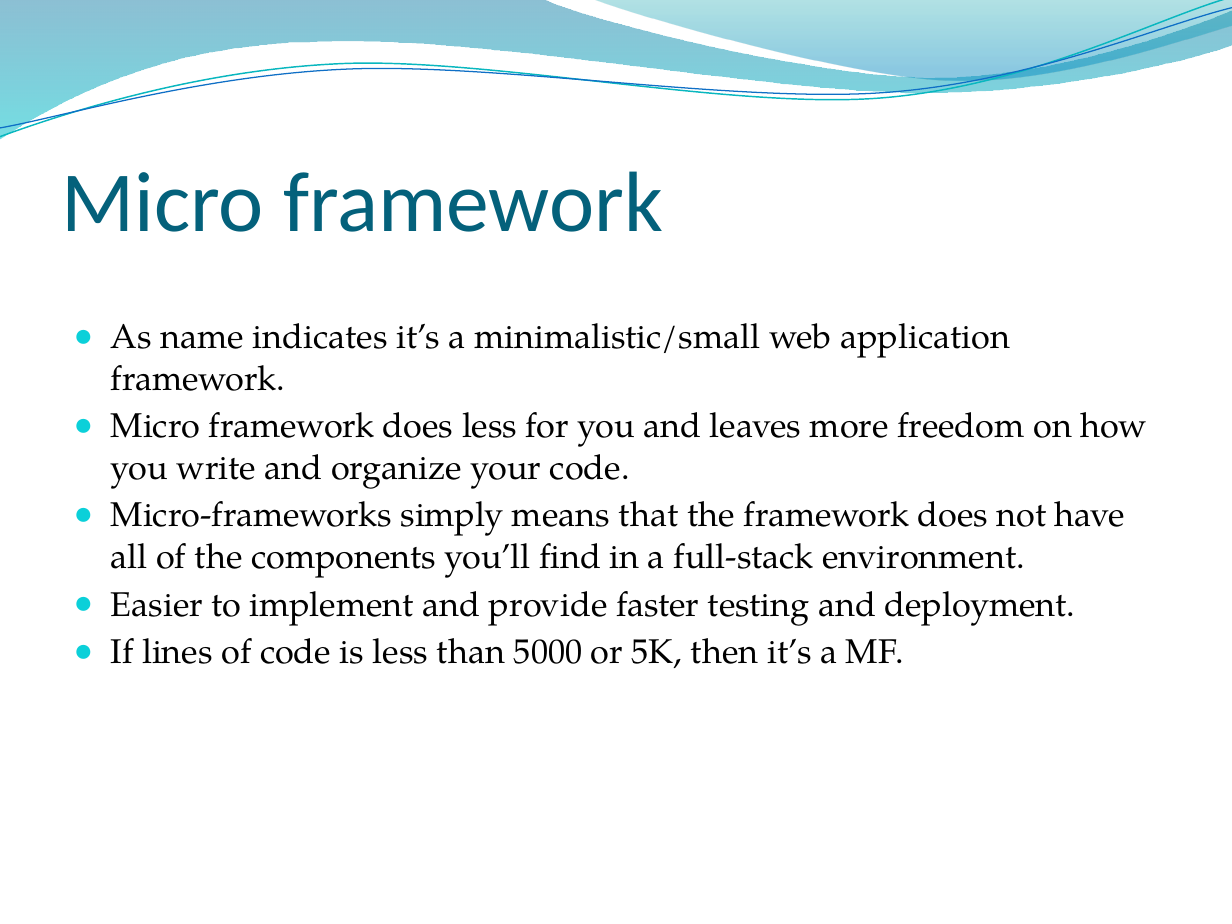
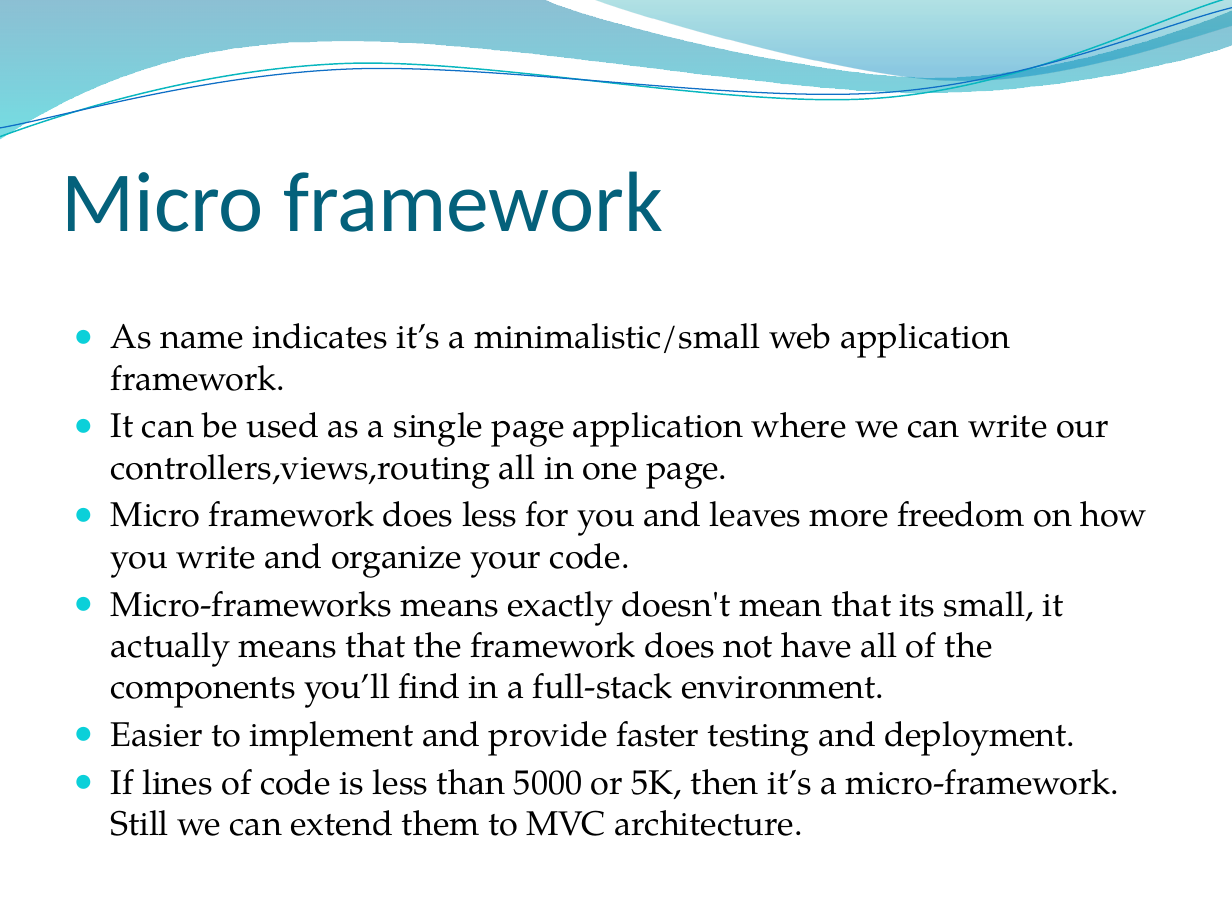
Before and after one commit to shreelakshmiu/SilexPractice, a slide deck: slide 2 of Docs/Silex.pptx. Drawn at 1232x924 pixels with LibreOffice and Linux fonts; fonts in the diff are those of the drawing; background and template pictures are left out. Boxes give left, top, right and bottom in pixels: in the first picture for what was removed or moved away, otherwise in the second. Text is boxed around its words. In the diff, an @@ line names an element or a change of style, - is before the commit and + after.

```diff
--- a/Docs/Silex.pptx
+++ b/Docs/Silex.pptx
@@ text at (111, 412, 1109, 489): paragraph added @@
+● It can be used as a single page application where we can write our controllers,views,routing all in one page.
@@ text at (111, 591, 1064, 708): text changed @@
-● Micro-frameworks simply means that the framework does not have all of the components you’ll find in a full-stack environment.
+● Micro-frameworks means exactly doesn't mean that its small, it actually means that the framework does not have all of the components you’ll find in a full-stack environment.
@@ text at (111, 769, 1119, 836): text changed @@
-● If lines of code is less than 5000 or 5K, then it’s a MF.
+● If lines of code is less than 5000 or 5K, then it’s a micro-framework. Still we can extend them to MVC architecture.
```
Also in this commit, not shown: 8 other slides changed, 1 other file.
